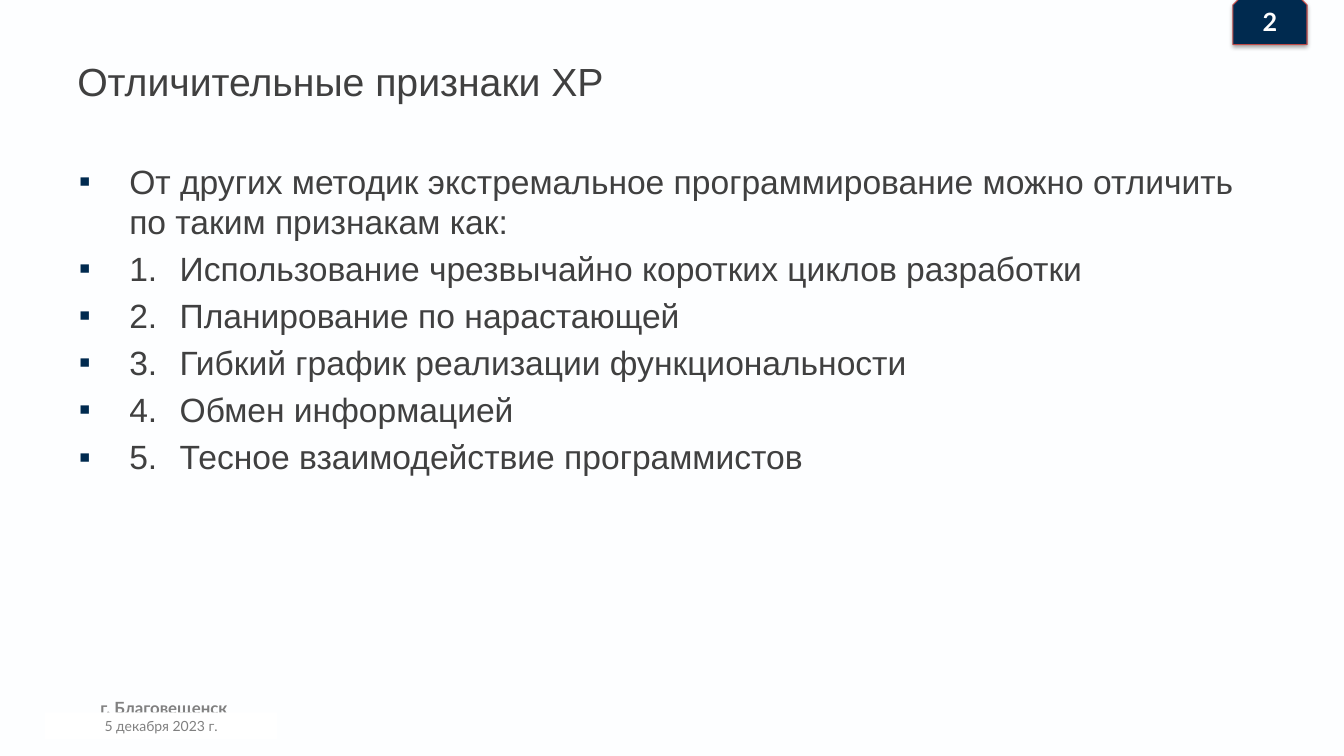
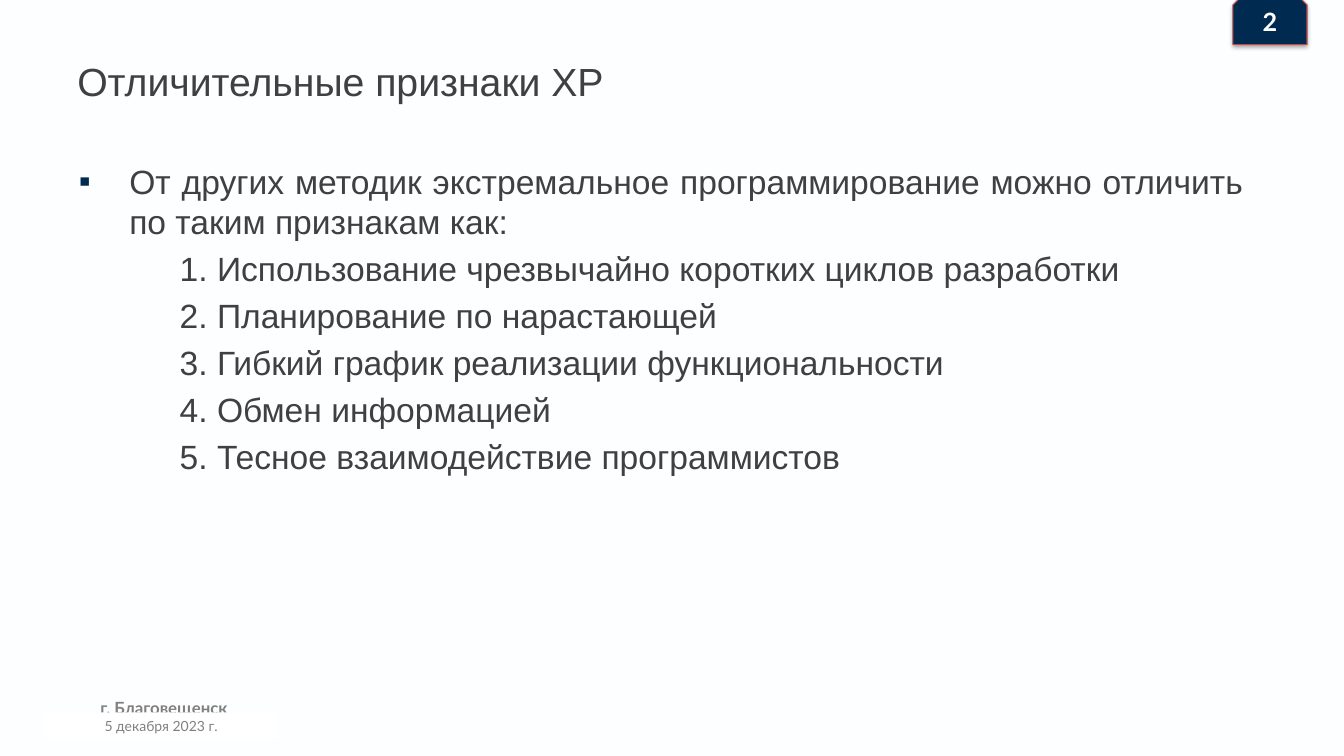
Before and after one commit to Denis-buh/Lesson_repo, a slide deck: slide 3 of Рефераты/Введение в професию/Наработки/Презентация.pptx. Drawn at 1344x756 pixels with LibreOffice and Linux fonts; fonts in the diff are those of the drawing; background and template pictures are left out. Boxes give left, top, right and bottom in pixels: in the first picture for what was removed or moved away, otherwise in the second. Text is boxed around its words. In the diff, an @@ line names an element or a change of style, - is before the commit and + after.

```diff
--- a/Рефераты/Введение в професию/Наработки/Презентация.pptx
+++ b/Рефераты/Введение в професию/Наработки/Презентация.pptx
@@ text "От других методик экстремальное программирование ..." at [129, 170, 1243, 476]: alignment left to justified; bullet ▪ to none @@
```
Also in this commit, not shown: 12 other slides changed.
